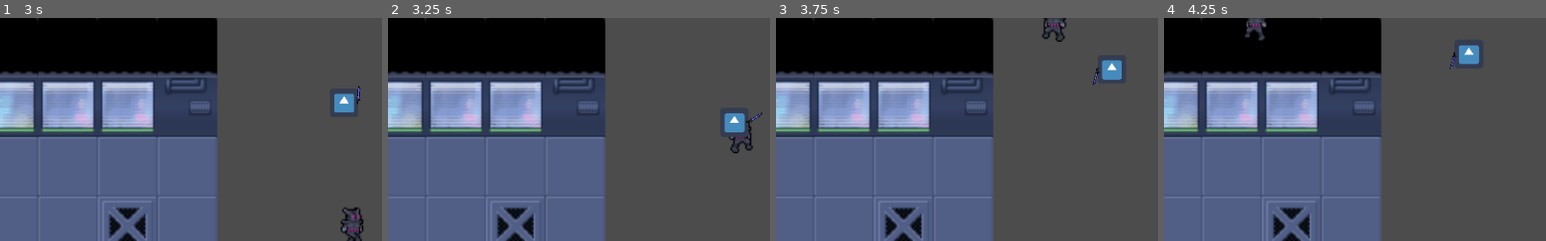
Above: before the commit, frames 1-4 (left to right).
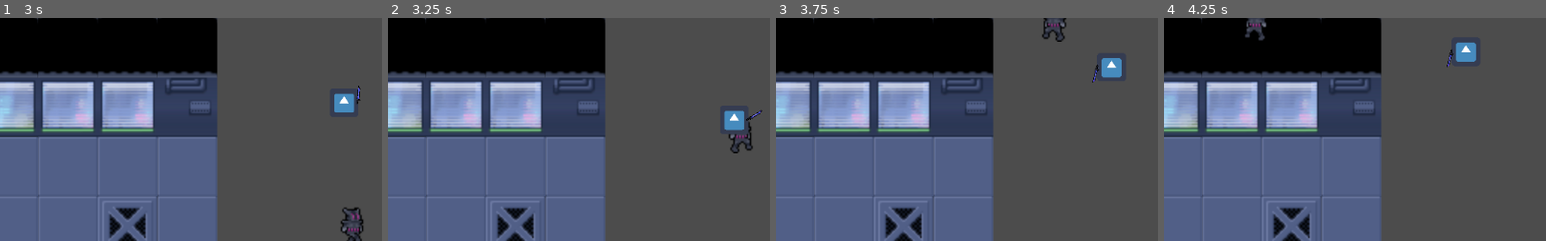
Above: after the commit, the same moments.

Repository: Shakespearian-Apes/Prototype-Build
Game: Godot game, scene res://Root.tscn
Two runs of this game, one before a commit and one after it. Both use one fixed random seed, a clock stepped at 60 frames per second and the inputs below. Before the commit the project starts from res://Levels/Test_Level.tscn. The engine's default icon, where the game draws it, is replaced by a stand-in: a white triangle on a blue panel in a dark square.
Inputs:
- Up to frame 1 (3 s): tap Enter at 0.5 s; hold Right (ui_right) 0.53-1.28 s; hold Down (ui_down) 1.28-2.03 s; hold Right (ui_right) 2.03-2.78 s; hold Up (ui_up) from 2.78 s (still down)
- Up to frame 2 (3.25 s): keep holding Up (ui_up)
- Up to frame 3 (3.75 s): release Up (ui_up) at 3.53 s; hold Left (ui_left) from 3.53 s (still down)
- Up to frame 4 (4.25 s): keep holding Left (ui_left)
The pictures show only the part of the screen within x 26-76%, y 0-50%; the shares and areas given below are measured in that part.

Frame 1 is identical in both runs. In frame 2, 0.3% of the frame differs, in the area x 88-98%, y 41-54%; in frame 3, 0.3%; in frame 4, 0.4%, in the area x 74-83%, y 11-24%.

Commit message:
added base statemachine and one for enemys, to replace these when player takes over

Diff:
--- a/Enemies/Enemy_Root.gd
+++ b/Enemies/Enemy_Root.gd
@@ -1,20 +1,20 @@
 extends Node
 
-var player
+# var player
 
-func _ready():
-	pass
+# func _ready():
+# 	pass
 
-func _process(delta):
-	player = get_node_or_null("../Player_Root").get_child(0)
-	if player == null:
-		return
-	for enemy in get_children():
-		if enemy.see_player == true:
-			var player_position = player.get_global_position()
-			var enemy_position = enemy.get_global_position()
-			var velocity = (player_position - enemy_position).normalized()
-			if enemy_position.distance_to(player_position) <= 50:
-				enemy.attack()
-			else:
-				enemy.move_and_slide(velocity * 200)
+# func _process(delta):
+# 	player = get_node_or_null("../Player_Root").get_child(0)
+# 	if player == null:
+# 		return
+# 	for enemy in get_children():
+# 		if enemy.see_player == true:
+# 			var player_position = player.get_global_position()
+# 			var enemy_position = enemy.get_global_position()
+# 			var velocity = (player_position - enemy_position).normalized()
+# 			if enemy_position.distance_to(player_position) <= 50:
+# 				enemy.attack()
+# 			else:
+# 				enemy.move_and_slide(velocity * 200)
--- a/Enemies/Speedster/Speed_Enemy.tscn
+++ b/Enemies/Speedster/Speed_Enemy.tscn
@@ -1,8 +1,9 @@
-[gd_scene load_steps=9 format=2]
+[gd_scene load_steps=10 format=2]
 
 [ext_resource path="res://icon.png" type="Texture" id=1]
 [ext_resource path="res://Enemies/Speedster/Speed_Enemy.gd" type="Script" id=2]
 [ext_resource path="res://Assets/Weapons/laser_ninja_sword.png" type="Texture" id=3]
+[ext_resource path="res://Enemies/StateMachine/EnemySM.tscn" type="PackedScene" id=4]
 
 [sub_resource type="RectangleShape2D" id=1]
 extents = Vector2( 28.0751, 5.30048 )
@@ -81,5 +82,7 @@
 
 [node name="AnimationPlayer" type="AnimationPlayer" parent="."]
 anims/attack = SubResource( 5 )
+
+[node name="EnemySM" parent="." instance=ExtResource( 4 )]
 [connection signal="area_entered" from="Player_Detection" to="." method="_on_Player_Detection_area_entered"]
 [connection signal="area_exited" from="Player_Detection" to="." method="_on_Player_Detection_area_exited"]
--- /dev/null
+++ b/Enemies/StateMachine/EnemySM.gd
@@ -0,0 +1,2 @@
+extends "res://State_Maschine.gd"
+class_name EnemyStateMachine
--- /dev/null
+++ b/Enemies/StateMachine/EnemySM.tscn
@@ -0,0 +1,14 @@
+[gd_scene load_steps=4 format=2]
+
+[ext_resource path="res://Enemies/StateMachine/EnemySM.gd" type="Script" id=1]
+[ext_resource path="res://Enemies/StateMachine/Idle.gd" type="Script" id=2]
+[ext_resource path="res://Enemies/StateMachine/Walk.gd" type="Script" id=3]
+
+[node name="EnemySM" type="Node"]
+script = ExtResource( 1 )
+
+[node name="Idle" type="Node" parent="."]
+script = ExtResource( 2 )
+
+[node name="Walk" type="Node" parent="."]
+script = ExtResource( 3 )
--- /dev/null
+++ b/Enemies/StateMachine/EnemyState.gd
@@ -0,0 +1,23 @@
+extends "res://State.gd"
+
+
+var player
+var enemy
+
+
+# Called when the node enters the scene tree for the first time.
+func _ready():
+	enemy = get_parent().get_parent()
+	connect("setPlayer", self, "set_new_player_node")
+	set_player_node()
+
+
+# Called every frame. 'delta' is the elapsed time since the previous frame.
+#func _process(delta):
+#	pass
+
+func set_new_player_node(new):
+	player = new
+
+func set_player_node():
+	player = get_node("/root/Root").player_node
--- /dev/null
+++ b/Enemies/StateMachine/Idle.gd
@@ -0,0 +1,6 @@
+extends "EnemyState.gd"
+
+
+func update_process(machine, delta):
+	if enemy.see_player:
+		machine._change_state("walk")
--- /dev/null
+++ b/Enemies/StateMachine/Walk.gd
@@ -0,0 +1,12 @@
+extends "EnemyState.gd"
+
+func update_process(machine, delta):
+	if not enemy.see_player:
+		machine._change_state("idle")
+	var player_position = player.get_global_position()
+	var enemy_position = enemy.get_global_position()
+	var velocity = (player_position - enemy_position).normalized()
+	if enemy_position.distance_to(player_position) <= 50:
+		enemy.attack()
+	else:
+		enemy.move_and_slide(velocity * 200)
--- a/Player/Start_Player.gd
+++ b/Player/Start_Player.gd
@@ -6,4 +6,3 @@
 
 func _on_HurtBox_area_entered(_area):
 	print(_area)
-	health -= 1
--- a/Player/StateMachine/PlayerSM.gd
+++ b/Player/StateMachine/PlayerSM.gd
@@ -1,55 +1,6 @@
-extends Node
+extends "res://State_Maschine.gd"
 class_name PlayerStateMachine
 
-const DEBUG = true
-
-var states_stack = []
-var current_state = null
-
-onready var states_map = {
-	'idle' : $Idle,
-	'walk': $Walk,
-	# 'jump': $Jump
-}
-
 func _ready():
-	current_state = $Idle
-	_change_state('idle')
-
-# Called every frame. 'delta' is the elapsed time since the previous frame.
-func _process(delta):
-	var state_name = current_state.update_process(self, delta)
-	if state_name:
-		_change_state(state_name)
-
-func _change_state(state_name : String):
-	"""Changes the State to the new one, uses the exit and enter function
-	"""
-	if DEBUG:
-		print("State change to :", state_name)
-	current_state.exit(self)
-	if state_name == 'previous':
-		states_stack.pop_front()
-	else:
-		states_stack.push_front(states_map[state_name])
-	current_state = states_stack[0]
-	current_state.enter(self)
-
-
-# Route Game Loop function calls to
-# current state handler method if it exists
-
-# func _physics_process(delta):
-# 	current_state.update_physics_process(self, delta)
-
-# func _input(event):
-# 	current_state.update_input(self, event)
-
-# func _unhandled_input(event):
-# 	current_state.update_unhandled_input(self, event)
-
-# func _unhandled_key_input(event):
-# 	current_state.update_unhandled_key_input(self, event)
-
-# func _notification(what):
-# 	current_state.update_notification(self, what)
+	var root = get_node("/root/Root")
+	root.set_player(get_parent())
--- a/Player/StateMachine/Player_State.gd
+++ b/Player/StateMachine/Player_State.gd
@@ -1,18 +1,11 @@
-extends Node
+extends "res://State.gd"
 class_name PlayerState
 
 var player
 var velocity = Vector2()
 
-# Called when the node enters the scene tree for the first time.
 func _ready():
 	player = get_parent().get_parent()
-
-func enter(_machine):
-	pass
-
-func exit(_machine):
-	pass
 
 func get_input_direction():
 	var input_direction = Vector2()
--- /dev/null
+++ b/Root.gd
@@ -0,0 +1,17 @@
+extends Node
+
+
+signal setPlayer
+
+var player_node
+
+
+
+# Called when the node enters the scene tree for the first time.
+func _ready():
+	pass # Replace with function body.
+
+
+func set_player(new):
+	player_node = new
+	emit_signal("setPlayer", player_node)
--- /dev/null
+++ b/Root.tscn
@@ -0,0 +1,9 @@
+[gd_scene load_steps=3 format=2]
+
+[ext_resource path="res://Levels/Test_Level.tscn" type="PackedScene" id=1]
+[ext_resource path="res://Root.gd" type="Script" id=2]
+
+[node name="Root" type="Node"]
+script = ExtResource( 2 )
+
+[node name="Test_Level" parent="." instance=ExtResource( 1 )]
--- /dev/null
+++ b/State.gd
@@ -0,0 +1,12 @@
+extends Node
+class_name State
+
+# Called when the node enters the scene tree for the first time.
+func _ready():
+	pass
+
+func enter(_machine):
+	pass
+
+func exit(_machine):
+	pass
--- /dev/null
+++ b/State_Maschine.gd
@@ -0,0 +1,56 @@
+extends Node
+class_name StateMaschine
+
+
+const DEBUG = true
+
+var states_stack = []
+var current_state = null
+
+onready var states_map = {
+	'idle' : $Idle,
+	'walk': $Walk,
+	# 'jump': $Jump
+}
+
+func _ready():
+	current_state = $Idle
+	_change_state('idle')
+
+# Called every frame. 'delta' is the elapsed time since the previous frame.
+func _process(delta):
+	var state_name = current_state.update_process(self, delta)
+	if state_name:
+		_change_state(state_name)
+
+func _change_state(state_name : String):
+	"""Changes the State to the new one, uses the exit and enter function
+	"""
+	if DEBUG:
+		print("State change to :", state_name)
+	current_state.exit(self)
+	if state_name == 'previous':
+		states_stack.pop_front()
+	else:
+		states_stack.push_front(states_map[state_name])
+	current_state = states_stack[0]
+	current_state.enter(self)
+
+
+# Route Game Loop function calls to
+# current state handler method if it exists
+
+# func _physics_process(delta):
+# 	current_state.update_physics_process(self, delta)
+
+# func _input(event):
+# 	current_state.update_input(self, event)
+
+# func _unhandled_input(event):
+# 	current_state.update_unhandled_input(self, event)
+
+# func _unhandled_key_input(event):
+# 	current_state.update_unhandled_key_input(self, event)
+
+# func _notification(what):
+# 	current_state.update_notification(self, what)
--- a/project.godot
+++ b/project.godot
@@ -13,15 +13,21 @@
 "class": "PlayerState",
 "language": "GDScript",
 "path": "res://Player/StateMachine/Player_State.gd"
+}, {
+"base": "Node",
+"class": "PlayerStateMachine",
+"language": "GDScript",
+"path": "res://Player/StateMachine/PlayerSM.gd"
 } ]
 _global_script_class_icons={
-"PlayerState": ""
+"PlayerState": "",
+"PlayerStateMachine": ""
 }
 
 [application]
 
 config/name="Redemption"
-run/main_scene="res://Levels/Test_Level.tscn"
+run/main_scene="res://Root.tscn"
 config/icon="res://icon.png"
 
 [layer_names]
